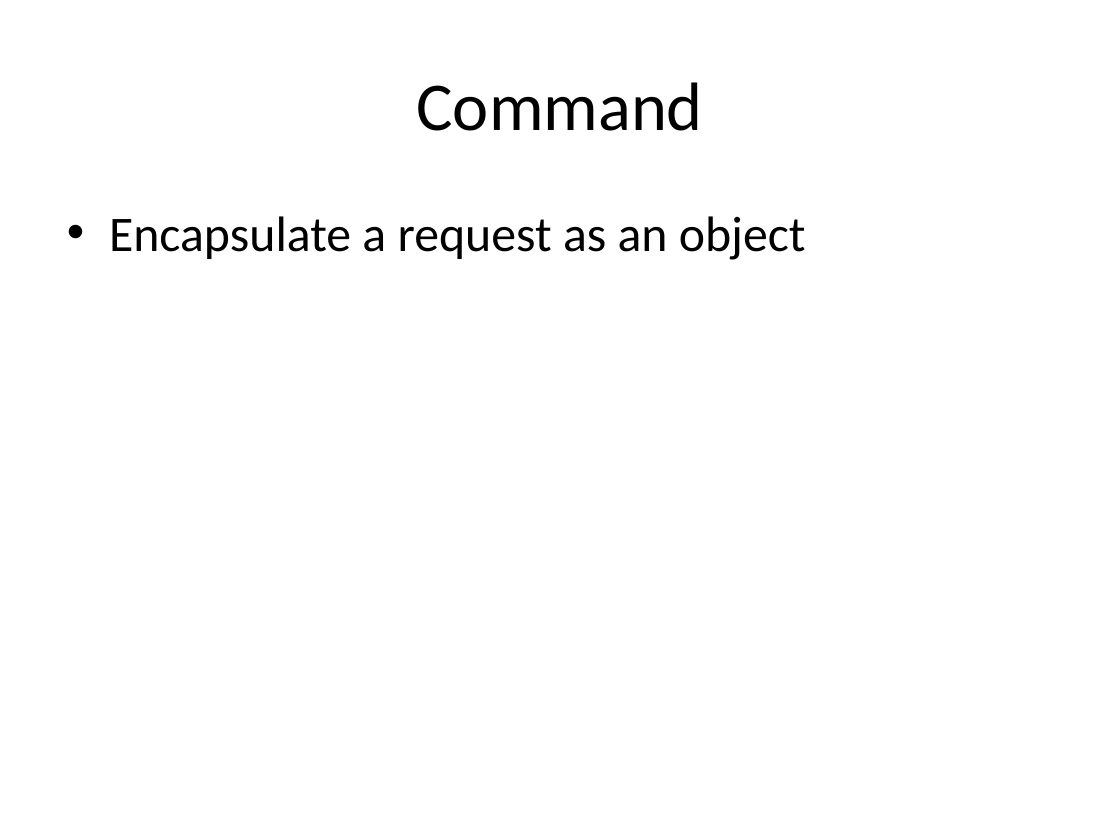
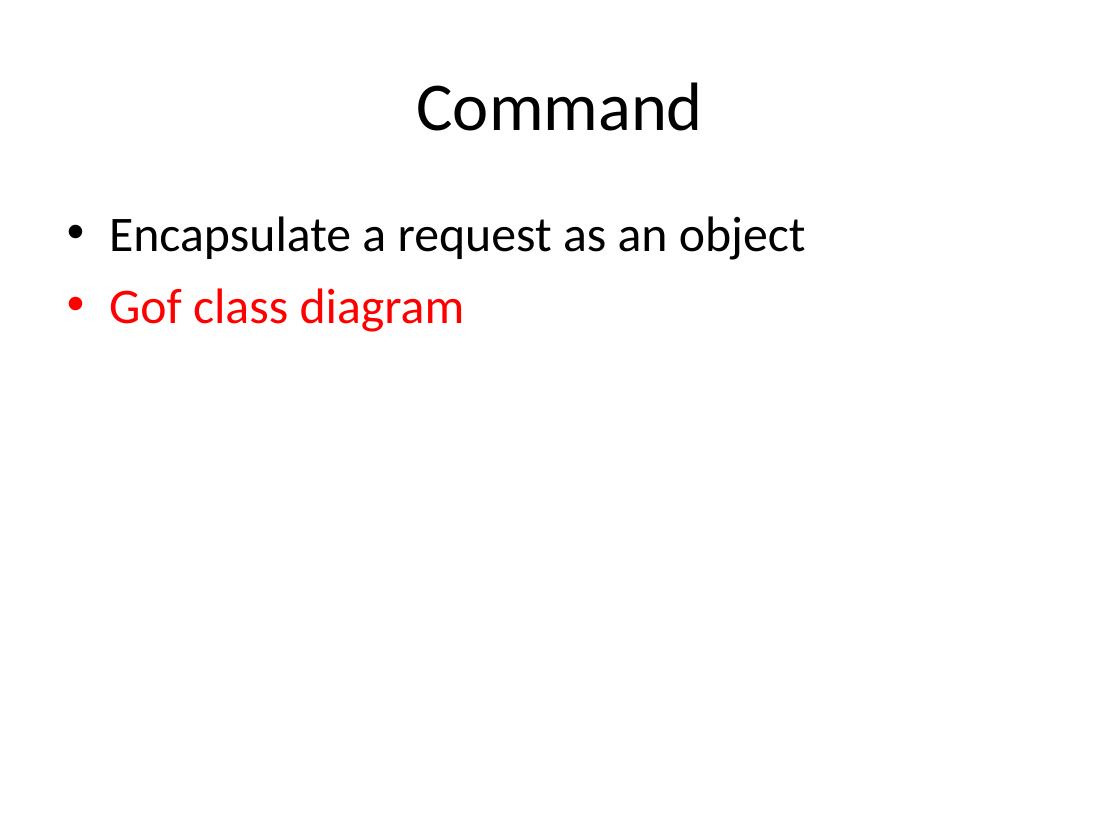
Before and after one commit to kamyu104/GofPatterns, a slide deck: slide 15 of Effective patterns.ppt (slide 14 before the commit). Drawn at 1120x840 pixels with LibreOffice and Linux fonts; fonts in the diff are those of the drawing. Boxes give left, top, right and bottom in pixels: in the first picture for what was removed or moved away, otherwise in the second. Text is boxed around its words. In the diff, an @@ line names an element or a change of style, - is before the commit and + after.

```diff
--- a/Effective patterns.ppt
+++ b/Effective patterns.ppt
@@ text at <box>109,288,465,332</box>: paragraph added @@
+• Gof class diagram
```
Also in this commit, not shown: 6 other slides changed, 30 slides added, 5 slides removed.
